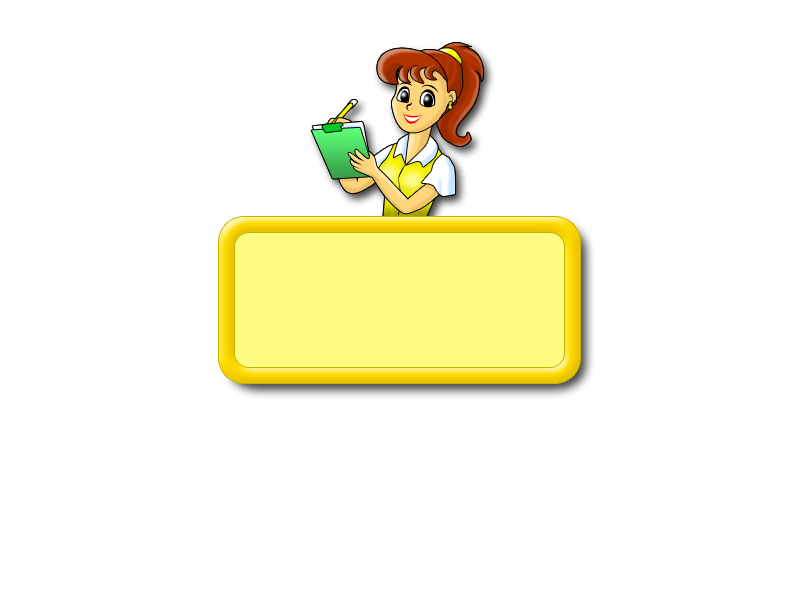
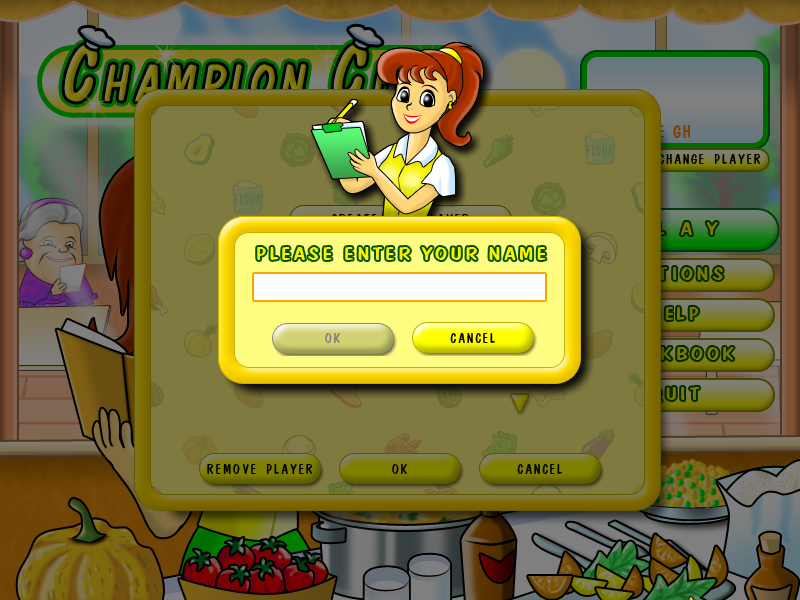
Layers edited between the first and the second 800px x 600px image:
added layer "Фигура 35" above "PLEASE ENTER YOUR NAME" over [254,274,545,300]
added layer "PLEASE ENTER YOUR NAME" above "Слой 24" over [257,247,546,260]
added layer "Слой 24" above "Фигура 1" over [272,322,537,356]
added group "Jenny" with 55 layers above "Слой 23" over [310,41,488,216]
moved "Слой 4" into group "Jenny" over [374,43,437,87]
moved "Фигура 3" into group "Jenny" over [377,48,441,84]
moved "Слой 11" into group "Jenny" over [386,70,451,144]
moved "Фигура 2" (2nd of 2, in "Jenny") into group "Jenny" over [391,70,457,133]
moved "Слой 16" into group "Jenny" over [401,130,458,199]
moved "Слой 14" into group "Jenny" over [347,146,443,216]
moved "Фигура 20" into group "Jenny" over [348,149,439,214]
moved "Фигура 22" into group "Jenny" over [311,127,376,179]
moved "Фигура 23" into group "Jenny" over [312,121,373,176]
moved "Слой 22" into group "Jenny" over [369,199,454,216]
moved "Слой 20" into group "Jenny" over [375,146,447,216]
moved "Фигура 17" into group "Jenny" over [377,141,445,216]
moved "Слой 15" into group "Jenny" over [330,111,378,199]
moved "Фигура 21" into group "Jenny" over [334,118,379,194]
moved "Слой 7" into group "Jenny" over [436,41,487,148]
moved "Слой 6" into group "Jenny" over [433,44,488,154]
moved "Фигура 14" into group "Jenny" over [436,43,483,146]
moved "Слой 4 (копия)" into group "Jenny" over [310,42,484,216]
added layer "Слой 23" above "Фигура 34" over [0,0,800,600]
showed "Фигура 34" over [0,0,800,600]
…and 15 more changes (15 stack)
